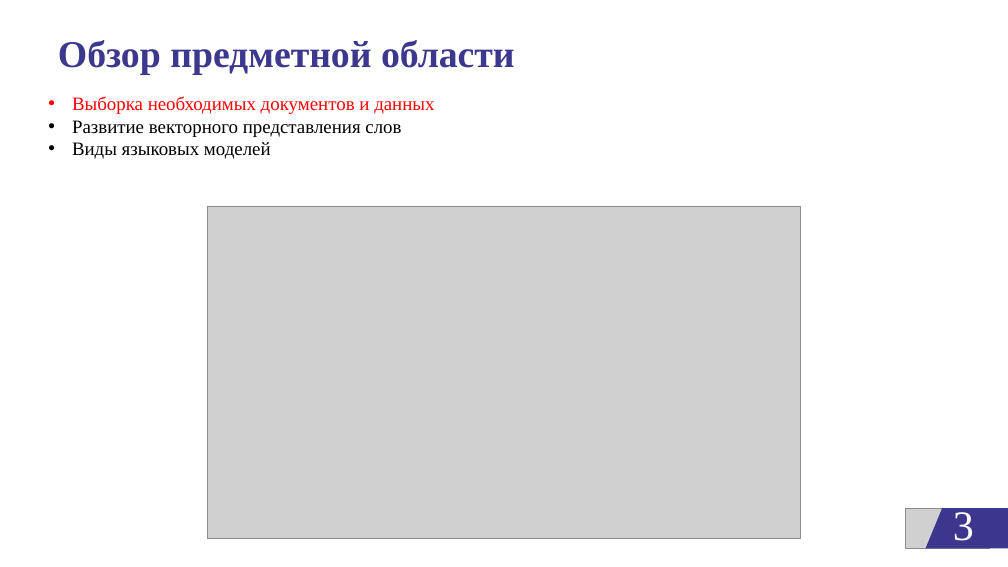
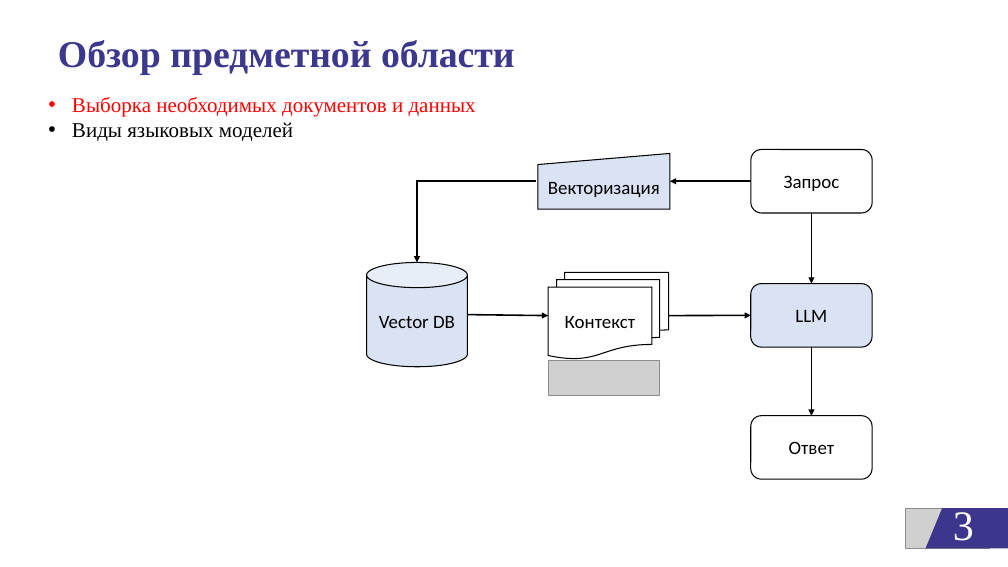
Before and after one commit to egorbeckish/Baccalaureate, a slide deck: slide 3 of 4 FOURTH COURSE/Semester 8/ДИПЛОМ/Отчеты/Презентация_Бекиш Е.П. 2025.pptx. Drawn at 1008x567 pixels with LibreOffice and Linux fonts; fonts in the diff are those of the drawing; grey boxes stand for pictures; background and template pictures are left out. Boxes give left, top, right and bottom in pixels: in the first picture for what was removed or moved away, otherwise in the second. Text is boxed around its words. In the diff, an @@ line names an element or a change of style, - is before the commit and + after.

```diff
--- a/4 FOURTH COURSE/Semester 8/ДИПЛОМ/Отчеты/Презентация_Бекиш Е.П. 2025.pptx
+++ b/4 FOURTH COURSE/Semester 8/ДИПЛОМ/Отчеты/Презентация_Бекиш Е.П. 2025.pptx
@@ text "Выборка необходимых документов и данных" at [72, 97, 476, 141]: size 18 to 20 pt @@
@@ text at [72, 120, 401, 137]: paragraph removed @@
-• Развитие векторного представления слов
@@ flow chart manual input added at [538, 154, 671, 209], fill #DAE3F3, outline #000000 1 pt, 18 pt, text #000000 @@
+Векторизация
@@ rounded rectangle added at [751, 150, 872, 213], fill #FFFFFF, outline #000000 1 pt, 18 pt, text #000000 @@
+Запрос
@@ picture removed at [207, 206, 801, 538] @@
@@ elbow arrow added from (535, 181) to (417, 262), #000000 1.5 pt @@
@@ arrow added from (751, 181) to (670, 181), #000000 1.5 pt @@
@@ arrow added from (811, 213) to (811, 284), #000000 1.5 pt @@
@@ cylinder added at [367, 262, 467, 367], fill #DAE3F3, outline #000000 1 pt, 18 pt, text #000000 @@
+Vector DB
@@ flow chart multidocument added at [548, 272, 668, 358], fill #FFFFFF, outline #000000 1 pt, 18 pt, text #000000 @@
+Контекст
@@ rounded rectangle added at [751, 284, 872, 347], fill #DAE3F3, outline #000000 1 pt, 18 pt, text #000000 @@
+LLM
@@ arrow added from (467, 315) to (548, 315), #000000 1.5 pt @@
@@ arrow added from (668, 315) to (751, 315), #000000 1.5 pt @@
@@ arrow added from (811, 347) to (811, 416), #000000 1.5 pt @@
@@ picture added at [548, 361, 659, 395] @@
@@ rounded rectangle added at [751, 416, 872, 479], fill #FFFFFF, outline #000000 1 pt, 18 pt, text #000000 @@
+Ответ
```
Also in this commit, not shown: 2 other slides changed, 1 slide removed, 6 other files.
